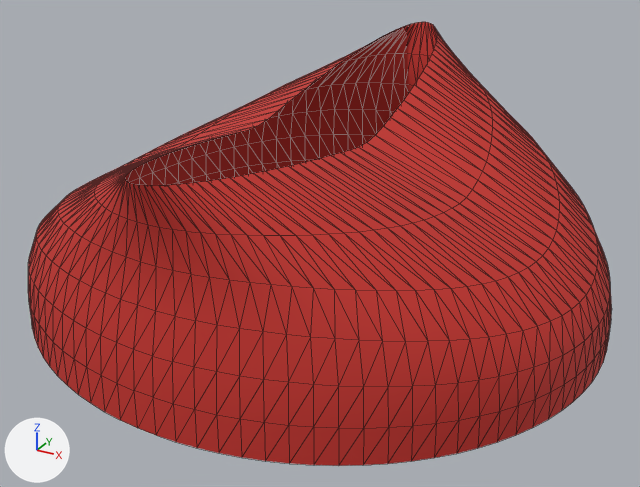
The glTF model public/arc/fighter/hw_sajkaca.glb as it was, and as the next commit left it.
One viewpoint serves both versions: a 50 mm camera at (0.561, -0.996, 2.205) aimed at (0.019, -0.01, 1.713). Every picture has the same lights, and +X, +Y and +Z are marked at lower left. The first picture is the older version. Mesh edges are drawn as thin lines. Where no turn or scale is listed for an object, it has been applied to the vertices.

Objects in the first picture: 'hw_sajkaca'.
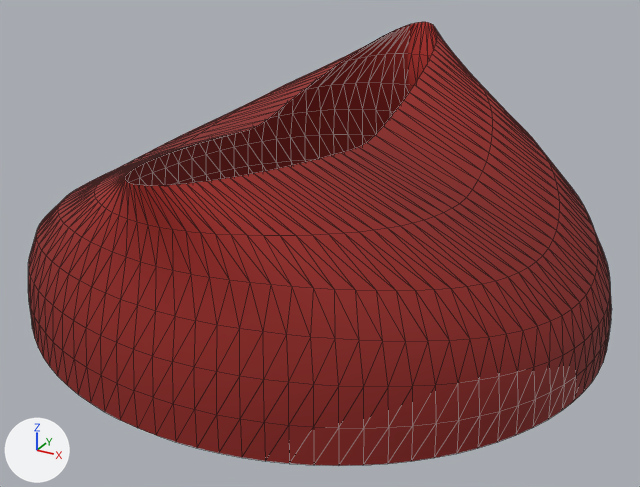
Edits to the bpy script that builds the scene:
```text
Change mat_hw1:
    where n0 = _N.new('ShaderNodeBsdfPrincipled'); n0.name = 'Principled BSDF'
    remove n0.inputs[0].default_value = (0.57, 0.0301, 0.022, 1.0)  # 'Base Color', red #c73029
    add n2 = _N.new('ShaderNodeMix'); n2.name = 'Mix'
    add n2.data_type = 'RGBA'
    add n2.blend_type = 'MULTIPLY'
    add n2.inputs[0].default_value = 1.0  # 'Factor'
    add n2.inputs[7].default_value = (0.57, 0.0301, 0.022, 1.0)  # 'B', red #c73029
    add n3 = _N.new('ShaderNodeVertexColor'); n3.name = 'Color Attribute'
    add _L.new(n2.outputs[2], n0.inputs[0])  # 'Result' to 'Base Color'
    add _L.new(n3.outputs[0], n2.inputs[6])  # 'Color' to 'A'
Change me_hw_sajkaca:
    where me_hw_sajkaca.from_pydata(...)  # 672 vertices, 1152 faces; spans x -0.412..0.412, y -0.371..0.371, z -0.174..0.174
    used by ob_hw_sajkaca; location = (0.0, 0.013, 1.78)
    me_hw_sajkaca part 1: vertex colours changed
```

Pixel boxes [x1, y1, x2, y2] of what changed, in the pictures (640 x 487 px):
'hw_sajkaca', recoloured: [28, 24, 612, 466] in both
